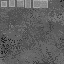
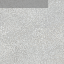
Layer changes from the first 64×64 image to the second:
renamed "rock_stones_0108_01_s.jpg" to "TexturesCom_Plastic0113_1_seamless_S.jpg", opacity 100% → 51%, painted on it over (0, 0, 64, 64)
hid "highlight", opacity 25% → 22%, painted on it over (1, 0, 48, 8)
hid "outline", painted on it over (0, 0, 49, 8)
